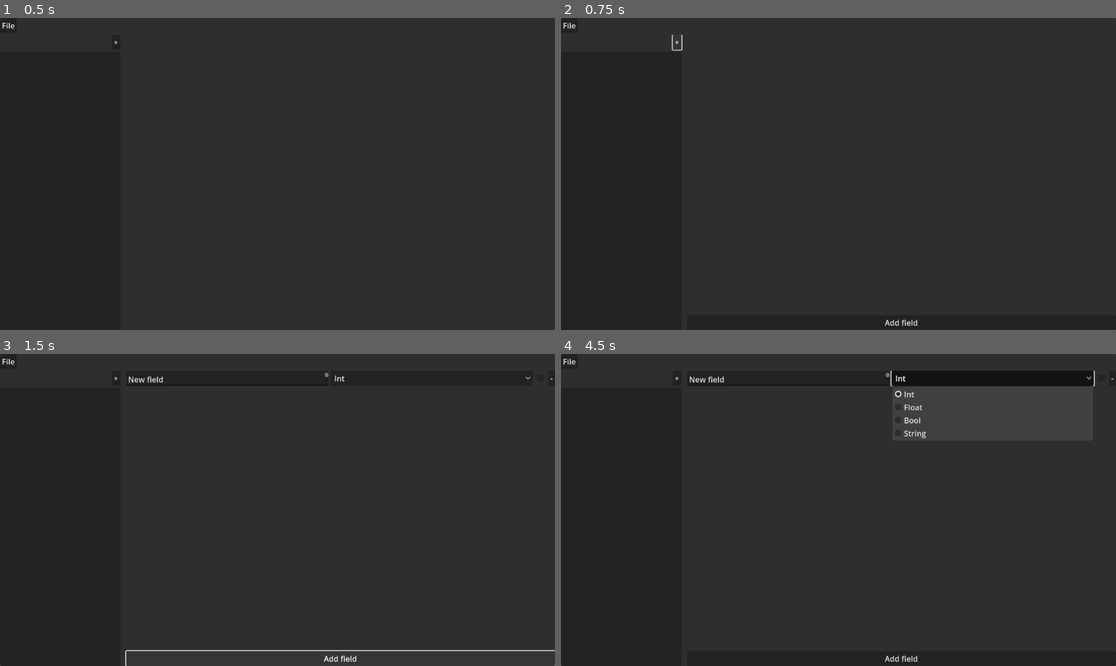
Above: before the commit, frames 1-4 (two rows, left to right).
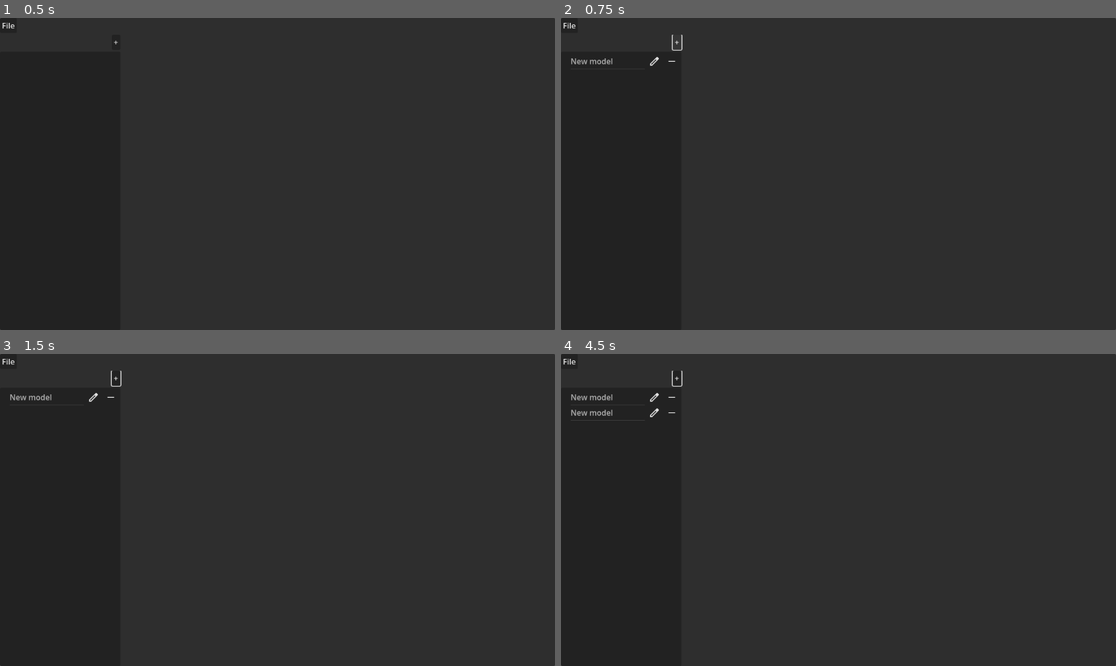
Above: after the commit, the same moments.

Repository: potex02/structforge
Game: Godot game, scene res://main.tscn
Same seed, same stepped clock (60 frames per second), same inputs: the game is played once before the commit and once after it.
Inputs (mouse positions are in pixels of both pictures, inside the frame that each line leads up to):
- Up to frame 1 (0.5 s): no input
- Up to frame 2 (0.75 s): click "+" at 0.5 s
- Up to frame 3 (1.5 s): click (338, 659) at 1.25 s, where only the run before the commit has a clickable "Add field"
- Up to frame 4 (4.5 s): click (1110, 378) at 2 s, where only the run before the commit has a clickable "-"; click "+" at 2.75 s; click (899, 659) at 3.5 s, where only the run before the commit has a clickable "Add field"; click (993, 378) at 4.25 s, where only the run before the commit has a clickable "Int"

Frame 1 is identical in both runs. In frame 2, 0.2% of the frame differs, in the area x 1-65%, y 12-99%; in frame 3, 0.7%; in frame 4, 2.3%, in the area x 1-100%, y 5-99%.

Commit message:
Added material icons and treeItem actions

Diff:
--- /dev/null
+++ b/assets/edit.svg
@@ -0,0 +1 @@
+<svg xmlns="http://www.w3.org/2000/svg" height="24px" viewBox="0 -960 960 960" width="24px" fill="#e3e3e3"><path d="M200-200h57l391-391-57-57-391 391v57Zm-80 80v-170l528-527q12-11 26.5-17t30.5-6q16 0 31 6t26 18l55 56q12 11 17.5 26t5.5 30q0 16-5.5 30.5T817-647L290-120H120Zm640-584-56-56 56 56Zm-141 85-28-29 57 57-29-28Z"/></svg>
--- /dev/null
+++ b/assets/remove.svg
@@ -0,0 +1 @@
+<svg xmlns="http://www.w3.org/2000/svg" height="24px" viewBox="0 -960 960 960" width="24px" fill="#e3e3e3"><path d="M200-440v-80h560v80H200Z"/></svg>
--- a/nodes/model/field_container.tscn
+++ b/nodes/model/field_container.tscn
@@ -1,6 +1,7 @@
-[gd_scene load_steps=2 format=3 uid="uid://cora0en1clqca"]
+[gd_scene load_steps=3 format=3 uid="uid://cora0en1clqca"]
 
 [ext_resource type="Script" uid="uid://coleoa0c5nbvt" path="res://scripts/containers/field_container.gd" id="1_opt7a"]
+[ext_resource type="Texture2D" uid="uid://q2ehsqke58ic" path="res://assets/remove.svg" id="2_b6omu"]
 
 [node name="FieldContainer" type="HBoxContainer"]
 anchors_preset = 15
@@ -24,4 +25,5 @@
 [node name="RemoveButton" type="Button" parent="."]
 layout_mode = 2
 size_flags_vertical = 4
-text = "-"
+tooltip_text = "Remove the field"
+icon = ExtResource("2_b6omu")
--- a/scripts/containers/left_container.gd
+++ b/scripts/containers/left_container.gd
@@ -7,17 +7,32 @@
 @onready var _tree: Tree = $ModelTree
 ## The tree root item.
 var _root: TreeItem
+## The signal emitted when a tree element is clicked.
+signal element_clicked(element: Variant)
 
 
 ## Connects the button signal to the action.
 func _ready() -> void:
+	self._tree.button_clicked.connect(func(item: TreeItem, column: int, id: int, mouse_button_index: int):
+		if mouse_button_index != 1:
+			return
+		match id:
+			0:
+				self.element_clicked.emit(item.get_metadata(0))
+			1:
+				if item.get_metadata(0) is Node:
+					item.get_metadata(0).queue_free()
+				item.free()
+	)
 	self._root = self._tree.create_item()
 	self._tree.hide_root = true
-	#$ModelButton.pressed.connect(func():
-		#
-		#var model_item: TreeItem = self._tree.create_item(self._root)
-		#
-		#model_item.set_text(0, "New model")
-		#model_item.set_editable(0, true)
-		#model_item.add_button(1, load("res://icon.svg"))
-	#)
+	$ModelButton.pressed.connect(func():
+
+		var model_item: TreeItem = self._tree.create_item(self._root)
+
+		model_item.set_text(0, "New model")
+		model_item.set_editable(0, true)
+		model_item.add_button(0, preload("res://assets/edit.svg"), 0, false, "Edit the model")
+		model_item.set_metadata(0, preload("res://nodes/model_container.tscn").instantiate())
+		model_item.add_button(0, preload("res://assets/remove.svg"), 1, false, "Remove the model")
+	)
--- a/scripts/containers/right_container.gd
+++ b/scripts/containers/right_container.gd
@@ -7,13 +7,8 @@
 enum Section { NULL, MODEL, INSTANCE }
 
 
-## The node of the model section.
-const MODEL_NODE: PackedScene = preload("res://nodes/model_container.tscn")
-
-
-## Chnages current app section.
-func change_section(section: Section) -> void:
+## Sets the current content.
+func set_content(content: Container) -> void:
 	if self.get_child_count() > 0:
 		self.remove_child(self.get_child(0))
-	if section == Section.MODEL:
-		self.add_child(RightContainer.MODEL_NODE.instantiate())
+	self.add_child(content)
--- a/scripts/main.gd
+++ b/scripts/main.gd
@@ -13,4 +13,7 @@
 func _ready() -> void:
 	self.get_window().min_size = Vector2i(400, 400)
 	self._main_menu_bar.connect_actions()
-	self._left_container.get_node(^"ModelButton").pressed.connect(self._right_container.change_section.bind(RightContainer.Section.MODEL))
+	self._left_container.element_clicked.connect(func(element: Variant):
+		if element is Container:
+			self._right_container.set_content(element)
+	)
Not shown, added: assets/edit.svg.import
Not shown, added: assets/remove.svg.import
Not shown, added: material-icons-LICENSE
